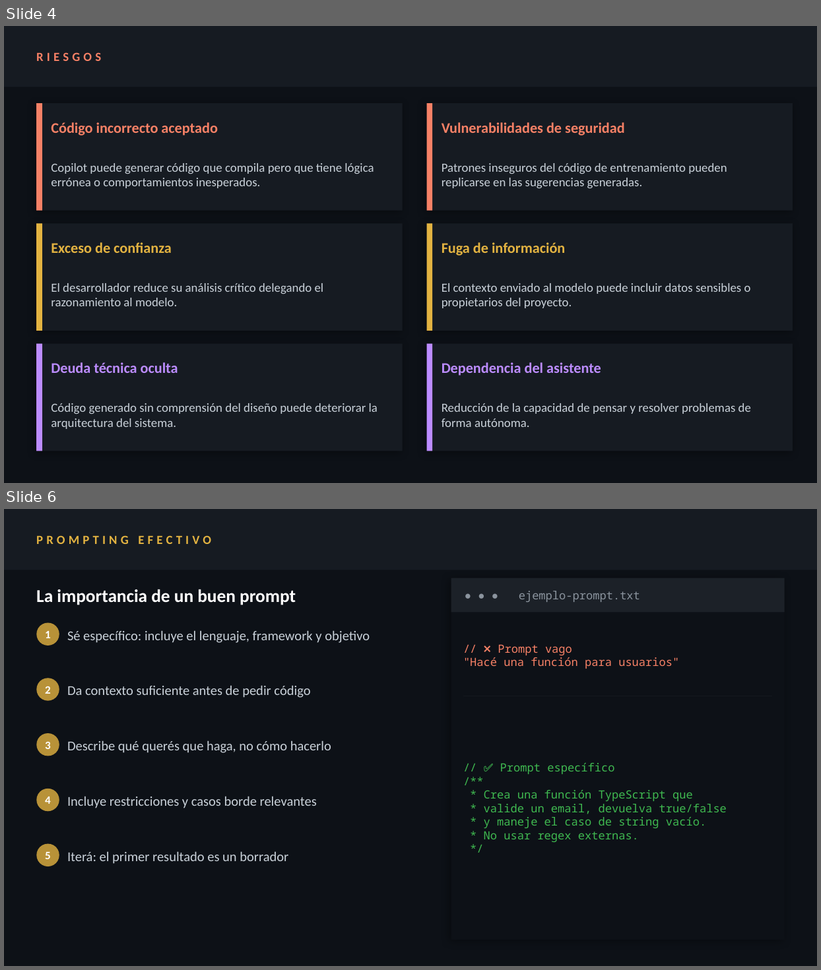
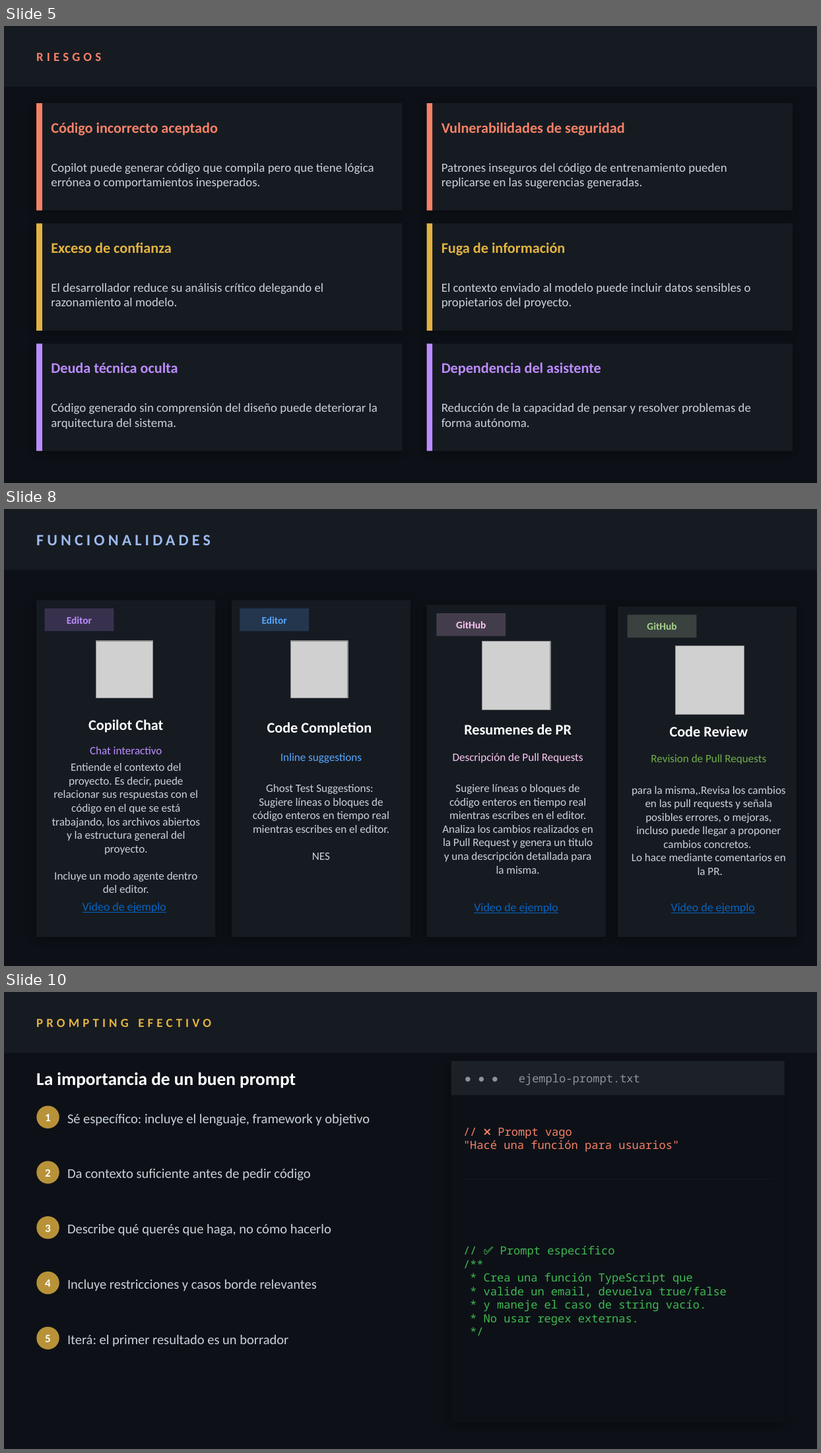
Before and after one commit to luciaviera/investigacion-GtiHubCopilot-FIS, a slide deck: presentacion.pptx. Shown one above the other, each under a label of ours: slides 4 and 6 before the commit, slides 5, 8 and 10 after it; the slides between them are not shown. The pictures are 821x970 and 821x1453 pixels, drawn with LibreOffice and Linux fonts; fonts in the diff are those of the drawing; grey boxes stand for pictures. Boxes give left, top, right and bottom in pixels: in the first picture for what was removed or moved away, otherwise in the second. Text is boxed around its words. In the diff, an @@ line names an element or a change of style, - is before the commit and + after.

```diff
--- a/presentacion.pptx
+++ b/presentacion.pptx
@@ slide 8 added at [4,509,817,966], background #0D1117 @@
@@ rectangle added at [4,509,817,570], fill #161B22 @@
@@ text added at [36,535,211,545], 14 pt, text #9DBAED, bold @@
+FUNCIONALIDADES
@@ rectangle added at [36,600,215,937], fill #161B22 @@
@@ rectangle added at [232,600,411,937], fill #161B22 @@
@@ rectangle added at [427,605,606,937], fill #161B22 @@
@@ rectangle added at [618,607,797,937], fill #161B22 @@
@@ rectangle added at [45,608,114,631], fill #BC8CFF at 20% opacity @@
@@ text added at [67,617,92,624], 9 pt, text #BC8CFF, bold @@
+Editor
@@ rectangle added at [240,608,309,631], fill #58A6FF at 20% opacity @@
@@ text added at [262,617,287,624], 9 pt, text #58A6FF, bold @@
+Editor
@@ rectangle added at [436,613,506,636], fill #FBC5F1 at 20% opacity @@
@@ text added at [456,621,486,628], 9 pt, text #FBC5F1, bold @@
+GitHub
@@ rectangle added at [628,615,697,638], fill #C5E0B4 at 20% opacity @@
@@ text added at [647,623,677,630], 9 pt, text #A9D18E, bold @@
+GitHub
@@ picture added at [96,641,152,698] @@
@@ picture added at [291,641,348,698] @@
@@ picture added at [482,642,550,710] @@
@@ picture added at [676,646,744,715] @@
@@ text added at [88,720,163,733], 13 pt, text #FFFFFF, bold @@
+Copilot Chat
@@ text added at [267,722,372,735], 13 pt, text #FFFFFF, bold @@
+Code Completion
@@ text added at [464,724,572,735], 13 pt, text #FFFFFF, bold @@
+Resumenes de PR
@@ text added at [670,726,748,737], 13 pt, text #FFFFFF, bold @@
+Code Review
@@ text added at [52,763,200,893], 10 pt, text #C9D1D9 @@
+Entiende el contexto del proyecto. Es decir, puede relacionar sus respuestas con el código en el que se está trabajando, los archivos abiertos y la estructura general del proyecto.
+Incluye un modo agente dentro del editor.
@@ text added at [90,747,162,755], 10 pt, text #BC8CFF @@
+Chat interactivo
@@ text added at [281,753,362,763], 10 pt, text #58A6FF @@
+Inline suggestions
@@ text added at [453,753,583,763], 10 pt, text #FBC5F1 @@
+Descripción de Pull Requests
@@ text added at [651,755,766,764], 10 pt, text #70AD47 @@
+Revision de Pull Requests
@@ text added at [253,784,389,860], 10 pt, text #C9D1D9 @@
+Ghost Test Suggestions:
+Sugiere líneas o bloques de código enteros en tiempo real mientras escribes en el editor.
+NES
@@ text added at [442,784,593,874], 10 pt, text #C9D1D9 @@
+Sugiere líneas o bloques de código enteros en tiempo real mientras escribes en el editor. Analiza los cambios realizados en la Pull Request y genera un titulo y una descripción detallada para la misma.
@@ text added at [632,786,785,875], 10 pt, text #C9D1D9 @@
+para la misma,.Revisa los cambios en las pull requests y señala posibles errores, o mejoras, incluso puede llegar a proponer cambios concretos.
+Lo hace mediante comentarios en la PR.
@@ text added at [83,902,166,913], 10.5 pt, text #0563C1, underline @@
+Video de ejemplo
@@ text added at [474,903,558,914], 10.5 pt, text #0563C1, underline @@
+Video de ejemplo
@@ text added at [671,903,755,914], 10.5 pt, text #0563C1, underline @@
+Video de ejemplo
@@ what was slide 4 is now slide 5 @@
@@ what was slide 6 is now slide 10 @@
```
Also in this commit, not shown: 1 slide changed, 10 other slides added, 2 slides removed.
